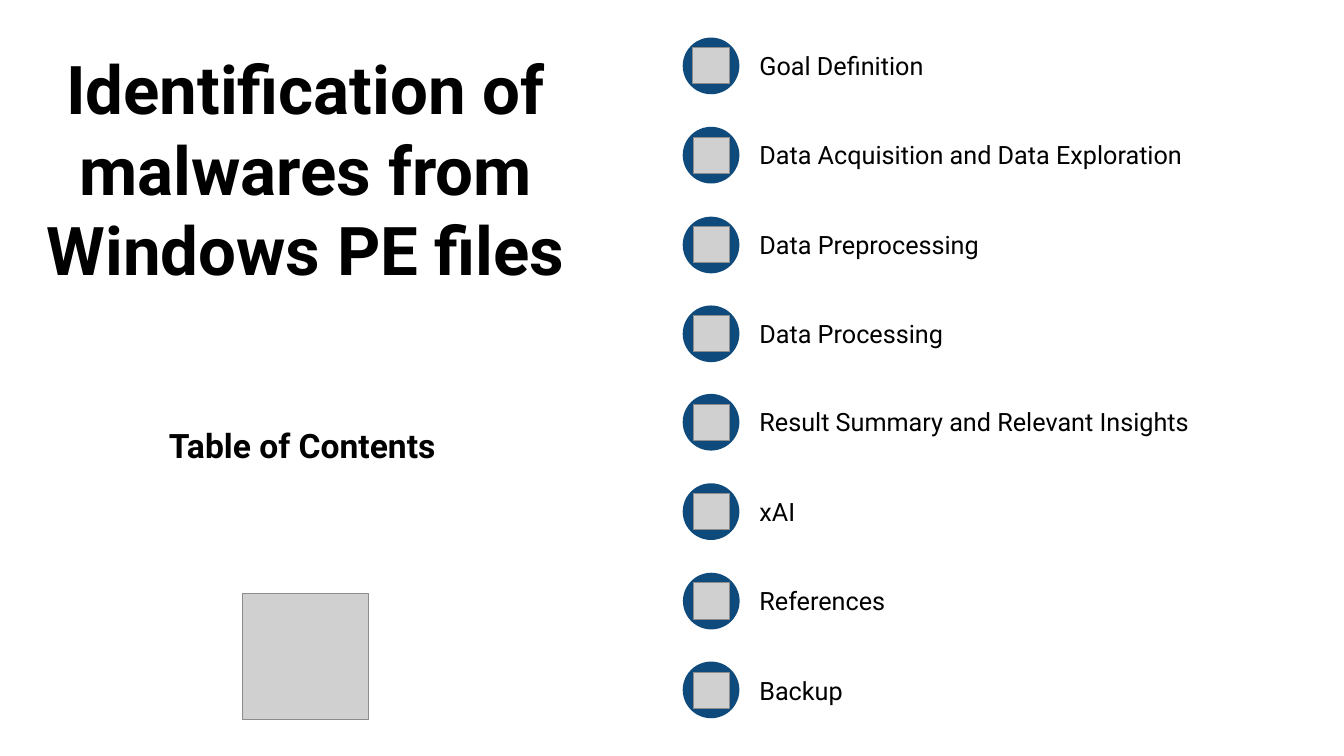
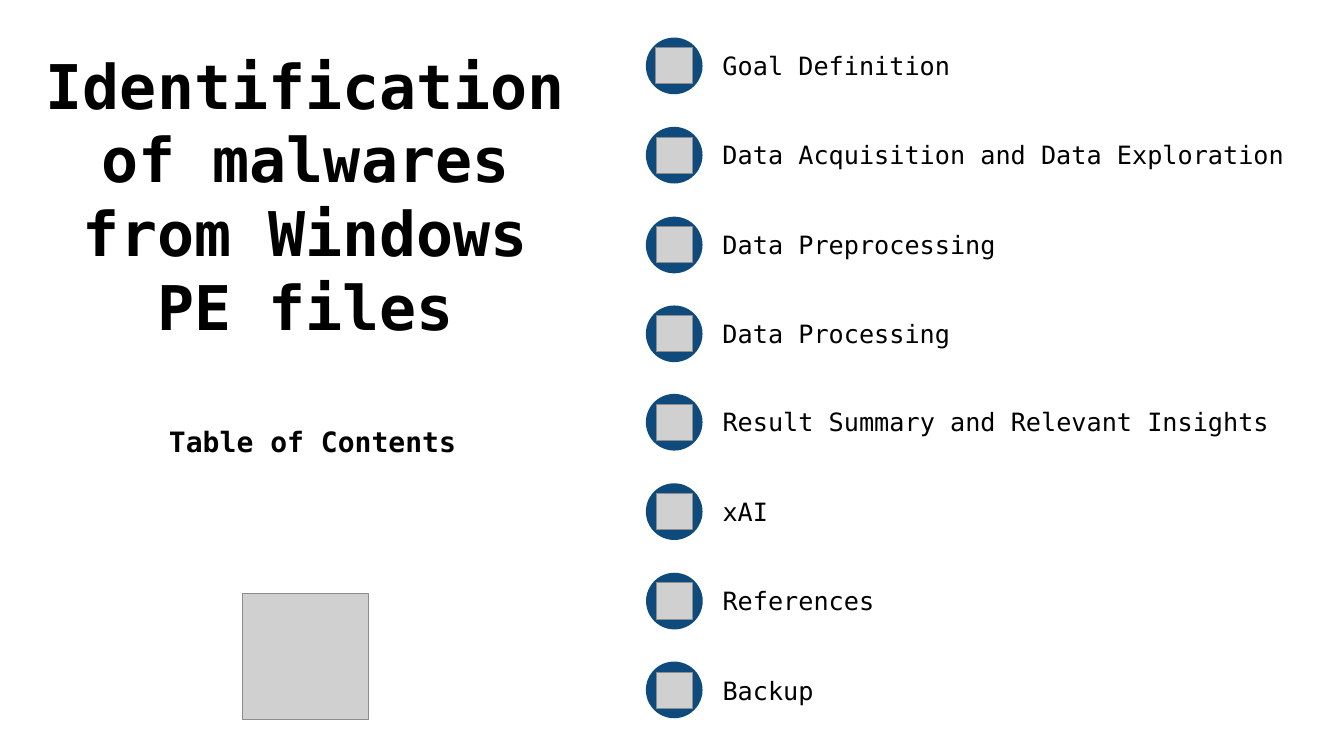
Before and after one commit to LombardiGiacomo/AI_Project_24-25, a slide deck: slide 3 of Slides.pptx (slide 2 before the commit). Drawn at 1344x756 pixels with LibreOffice and Linux fonts; fonts in the diff are those of the drawing; grey boxes stand for pictures. Boxes give left, top, right and bottom in pixels: in the first picture for what was removed or moved away, otherwise in the second. Text is boxed around its words. In the diff, an @@ line names an element or a change of style, - is before the commit and + after.

Commit message:
fine bozza slide preprocessing

```diff
--- a/Slides.pptx
+++ b/Slides.pptx
@@ text "Identification of malwares from Windows ..." at [46,59,565,331]: size 48 to 44 pt, font Roboto to DejaVu Sans Mono @@
@@ text "Goal Definition": place and size @@
-text "Goal Definition" at [759,56,923,76]
+text "Goal Definition" at [722,55,950,76]
@@ font Roboto to DejaVu Sans Mono in 8 elements at [723,681,814,706], [722,324,950,349], [723,502,769,521], [722,235,995,260], [723,591,875,611], [723,411,1268,437], [722,55,950,76], [722,144,1284,170] @@
@@ text "Data Acquisition and Data Exploration": place and size @@
-text "Data Acquisition and Data Exploration" at [759,145,1182,169]
+text "Data Acquisition and Data Exploration" at [722,144,1284,170]
@@ text "Data Preprocessing": place and size @@
-text "Data Preprocessing" at [759,236,979,260]
+text "Data Preprocessing" at [722,235,995,260]
@@ text "Data Processing": place and size @@
-text "Data Processing" at [759,325,943,349]
+text "Data Processing" at [722,324,950,349]
@@ text "Result Summary and Relevant Insights": place and size @@
-text "Result Summary and Relevant Insights" at [759,412,1189,437]
+text "Result Summary and Relevant Insights" at [723,411,1268,437]
@@ text "Table of Contents" at [169,430,456,453]: size 24 to 20 pt, font Roboto to DejaVu Sans Mono @@
@@ text "xAI": place and size @@
-text "xAI" at [759,503,795,521]
+text "xAI" at [723,502,769,521]
@@ 7 pictures, 1 ellipse: place and size @@
-7 pictures, 1 ellipse at [684,137,740,709]
+7 pictures, 1 ellipse at [646,137,703,709]
@@ text "References": place and size @@
-text "References" at [759,591,885,611]
+text "References" at [723,591,875,611]
@@ 7 ellipses, 1 picture: place and size @@
-7 ellipses, 1 picture at [683,37,739,718]
+7 ellipses, 1 picture at [646,37,703,718]
@@ text "Backup": place and size @@
-text "Backup" at [759,681,842,705]
+text "Backup" at [723,681,814,706]
```
Also in this commit, not shown: 14 other slides changed, 6 slides added, 2 slides removed.
